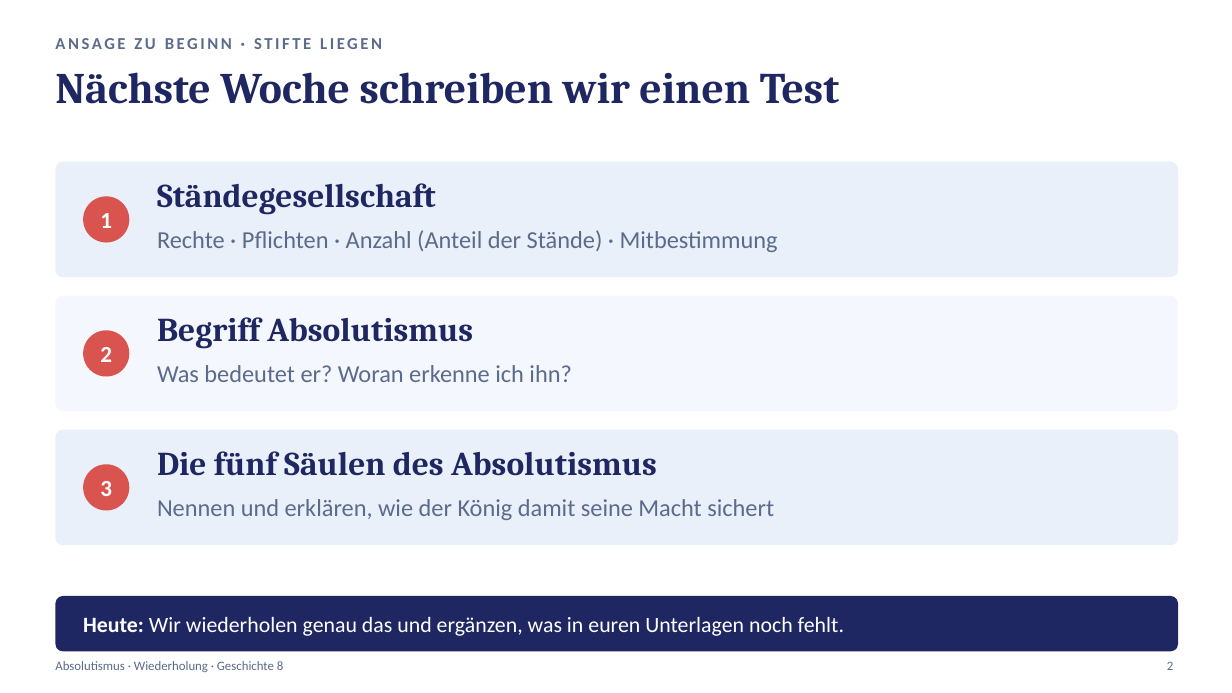
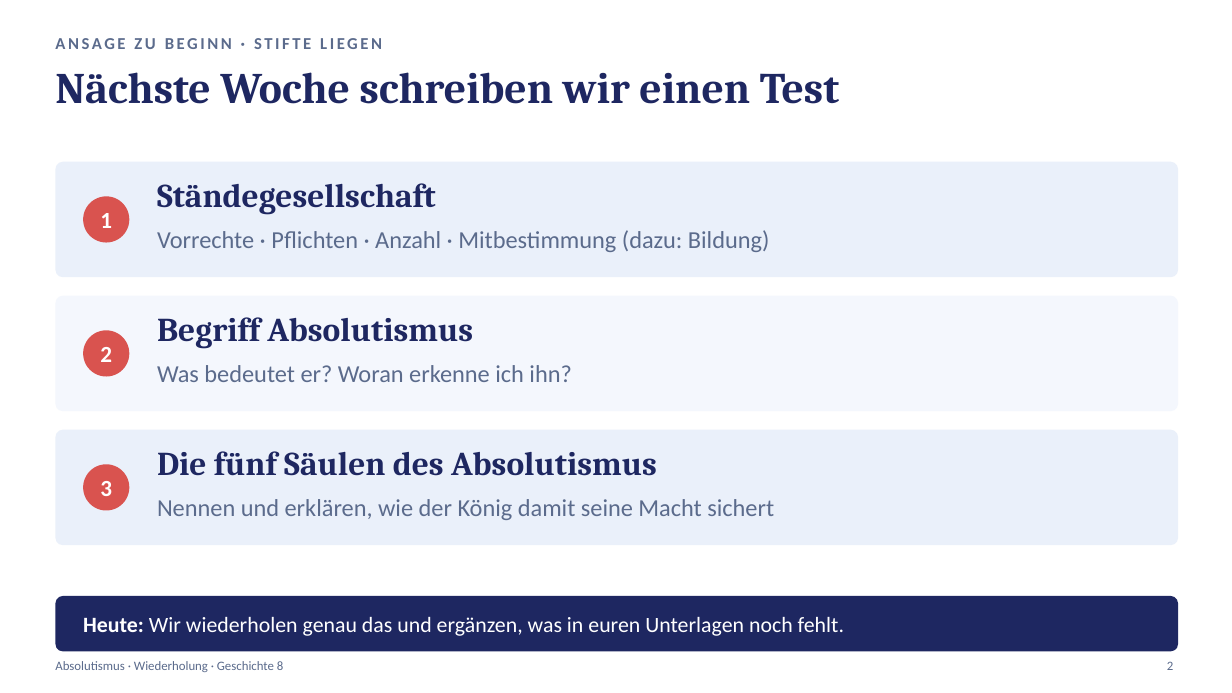
Before and after one commit to golzkonstantin-gif/Schule, a slide deck: slide 2 of Geschichte_8/Absolutismus_Wiederholung/Praesentation_Absolutismus_Wiederholung.pptx. Drawn at 1232x693 pixels with LibreOffice and Linux fonts; fonts in the diff are those of the drawing. Boxes give left, top, right and bottom in pixels: in the first picture for what was removed or moved away, otherwise in the second. Text is boxed around its words. In the diff, an @@ line names an element or a change of style, - is before the commit and + after.

```diff
--- a/Geschichte_8/Absolutismus_Wiederholung/Praesentation_Absolutismus_Wiederholung.pptx
+++ b/Geschichte_8/Absolutismus_Wiederholung/Praesentation_Absolutismus_Wiederholung.pptx
@@ text at (157, 230, 770, 252): text changed @@
-Rechte · Pflichten · Anzahl (Anteil der Stände) · Mitbestimmung
+Vorrechte · Pflichten · Anzahl · Mitbestimmung (dazu: Bildung)
```
Also in this commit, not shown: 1 other slide changed, 6 other files.
